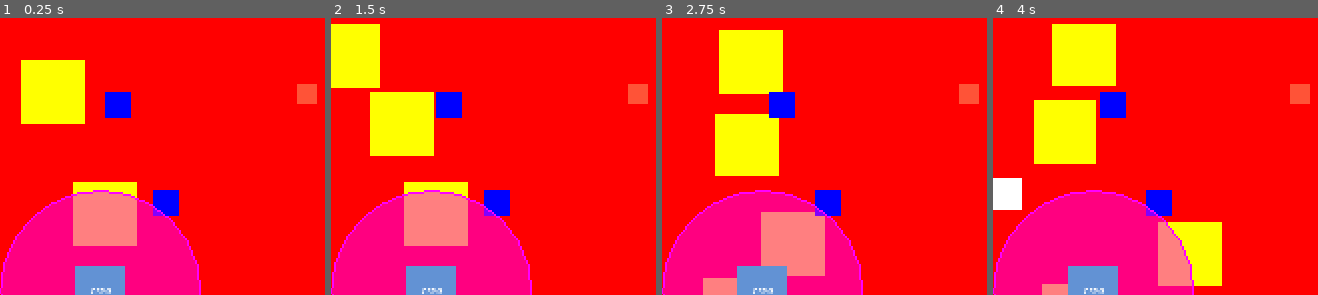
Above: before the commit, frames 1-4 (left to right).
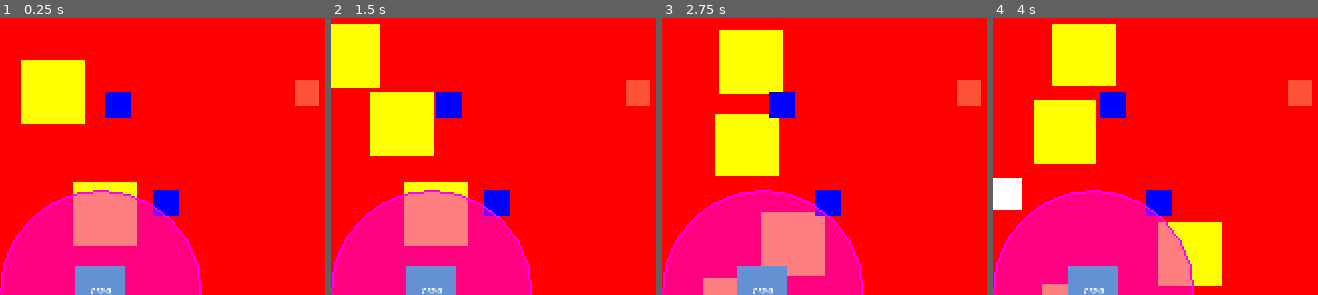
Above: after the commit, the same moments.

Repository: mercurus/espace-from-place
Game: Godot game, scene res://code/core/main_game.tscn
Same seed, same stepped clock (60 frames per second), same inputs: the game is played once before the commit and once after it.
Inputs (mouse positions are % of the whole screen's width and height, from its top left):
- Up to frame 1 (0.25 s): no input
- Up to frame 2 (1.5 s): tap Enter at 0.5 s; move the mouse to (89, 40) at 0.52 s; hold D (move_right) 0.53-1.28 s; tap T (drop_xt_cell) at 0.6, 1.35 s; move the mouse to (37, 51) at 1.27 s; hold S (move_down) from 1.28 s (still down)
- Up to frame 3 (2.75 s): move the mouse to (74, 22) at 2.02 s; release S (move_down) at 2.03 s; hold D (move_right) from 2.03 s (still down); tap T (drop_xt_cell) at 2.1 s
- Up to frame 4 (4 s): move the mouse to (55, 68) at 2.77 s; release D (move_right) at 2.78 s; hold W (move_up) 2.78-3.53 s; tap T (drop_xt_cell) at 2.85, 3.6 s; move the mouse to (98, 62) at 3.52 s; hold A (move_left) from 3.53 s (still down)
The pictures show only the part of the screen within x 50-100%, y 0-50%; the shares and areas given below are measured in that part.

The runs differ from the first frame. In frame 1, 0.2% of the frame differs, in the area x 90-99%, y 22-32%; in frame 2, 0.2%; in frame 3, 0.2%; in frame 4, 0.2%.

Commit message:
Minor
-Changed size of geyser
-Added geyser pg

Diff:
--- a/code/gameplay/objects/geyser.tscn
+++ b/code/gameplay/objects/geyser.tscn
@@ -2,8 +2,8 @@
 
 [ext_resource type="Script" uid="uid://qdwdgyemda0c" path="res://code/gameplay/objects/geyser.gd" id="1_rqxl3"]
 
-[sub_resource type="CircleShape2D" id="CircleShape2D_rqxl3"]
-radius = 75.0
+[sub_resource type="RectangleShape2D" id="RectangleShape2D_l6a2e"]
+size = Vector2(100, 100)
 
 [node name="Geyser" type="Area2D" unique_id=1579410989]
 script = ExtResource("1_rqxl3")
@@ -11,7 +11,7 @@
 gas_remaining = 1000.0
 
 [node name="Building Area" type="CollisionShape2D" parent="." unique_id=457159387]
-shape = SubResource("CircleShape2D_rqxl3")
+shape = SubResource("RectangleShape2D_l6a2e")
 
 [node name="ColorRect" type="ColorRect" parent="." unique_id=1711387861]
 anchors_preset = 8
@@ -19,10 +19,10 @@
 anchor_top = 0.5
 anchor_right = 0.5
 anchor_bottom = 0.5
-offset_left = -20.0
-offset_top = -20.0
-offset_right = 20.0
-offset_bottom = 20.0
+offset_left = -25.0
+offset_top = -25.0
+offset_right = 25.0
+offset_bottom = 25.0
 grow_horizontal = 2
 grow_vertical = 2
 color = Color(1, 0.3254902, 0.21568628, 1)
--- a/code/gameplay/objects/geyser_pg.gd
+++ b/code/gameplay/objects/geyser_pg.gd
@@ -1 +1,3 @@
-extends ColorRect
+extends Area2D
+
+@export var hp: int
--- a/code/gameplay/objects/geyser_pg.tscn
+++ b/code/gameplay/objects/geyser_pg.tscn
@@ -2,8 +2,36 @@
 
 [ext_resource type="Script" uid="uid://ifp7houwjlmt" path="res://code/gameplay/objects/geyser_pg.gd" id="1_7rv2k"]
 
-[node name="Geyser PG" type="ColorRect" unique_id=797559460]
-offset_right = 15.0
-offset_bottom = 15.0
-color = Color(0.69803923, 0.69411767, 0.69411767, 1)
+[sub_resource type="RectangleShape2D" id="RectangleShape2D_ywxc3"]
+size = Vector2(15, 15)
+
+[node name="GeyserPG" type="Area2D" unique_id=756198849]
 script = ExtResource("1_7rv2k")
+hp = 100
+
+[node name="CollisionShape2D" type="CollisionShape2D" parent="." unique_id=1949363469]
+shape = SubResource("RectangleShape2D_ywxc3")
+
+[node name="ColorRect" type="ColorRect" parent="." unique_id=1797511246]
+anchors_preset = 8
+anchor_left = 0.5
+anchor_top = 0.5
+anchor_right = 0.5
+anchor_bottom = 0.5
+offset_left = -7.5
+offset_top = -7.5
+offset_right = 7.5
+offset_bottom = 7.5
+grow_horizontal = 2
+grow_vertical = 2
+color = Color(0.7647059, 0.74509805, 0.7529412, 1)
+
+[node name="ProgressBar" type="ProgressBar" parent="ColorRect" unique_id=1979971470]
+layout_mode = 1
+anchors_preset = 12
+anchor_top = 1.0
+anchor_right = 1.0
+anchor_bottom = 1.0
+offset_top = -27.0
+grow_horizontal = 2
+grow_vertical = 0
